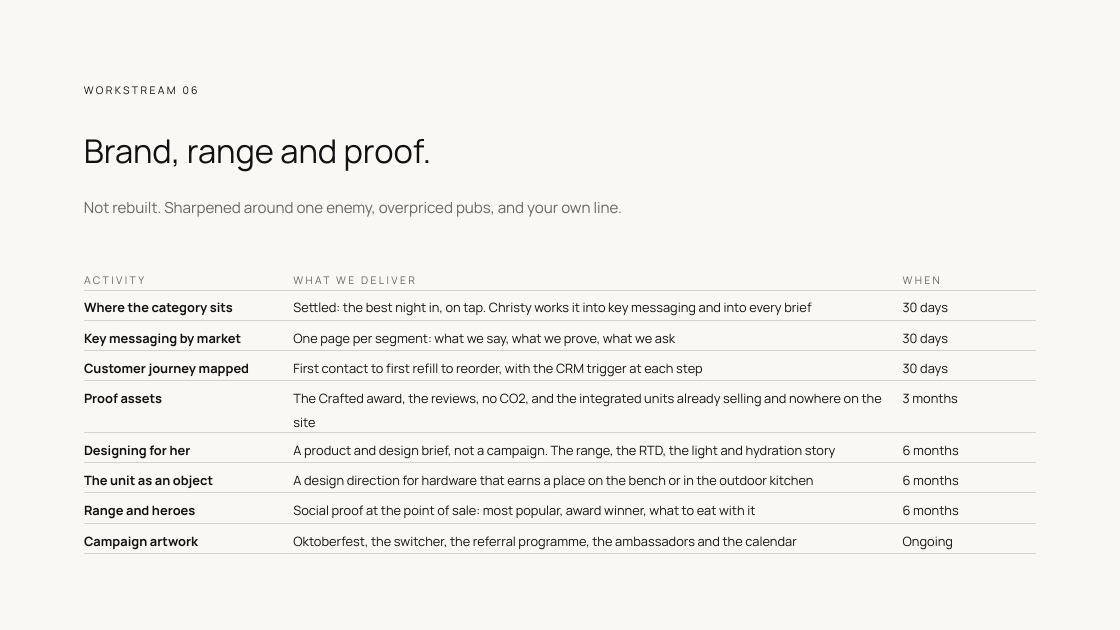
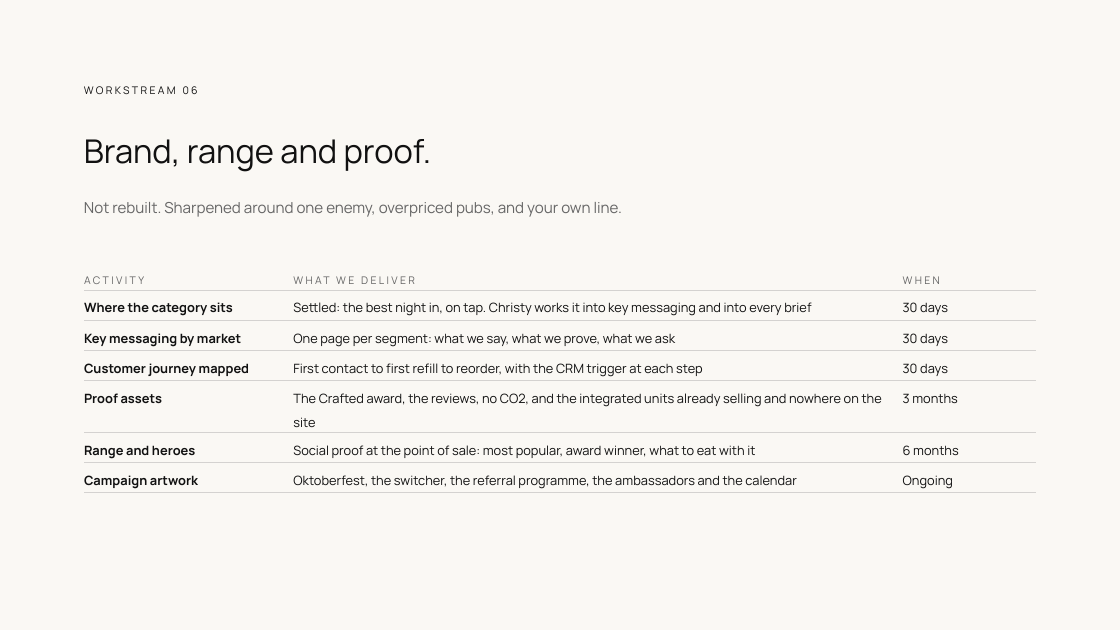
Before and after one commit to clentjewell/tapthatbrewery, a slide deck: slide 18 of 00 Admin/04 Commercial + SOW/JP_TapThat_ProposalDeck_v03.pptx. Drawn at 1120x630 pixels with LibreOffice and Linux fonts; fonts in the diff are those of the drawing. Boxes give left, top, right and bottom in pixels: in the first picture for what was removed or moved away, otherwise in the second. Text is boxed around its words. In the diff, an @@ line names an element or a change of style, - is before the commit and + after.

```diff
--- a/00 Admin/04 Commercial + SOW/JP_TapThat_ProposalDeck_v03.pptx
+++ b/00 Admin/04 Commercial + SOW/JP_TapThat_ProposalDeck_v03.pptx
@@ table at (84, 265, 1036, 493) @@
-row 6: Designing for her | A product and design brief, not a campaign. The range, the RTD, the light and hydration story | 6 months
-row 7: The unit as an object | A design direction for hardware that earns a place on the bench or in the outdoor kitchen | 6 months
```
Also in this commit, not shown: 2 other slides changed, 12 other files.
